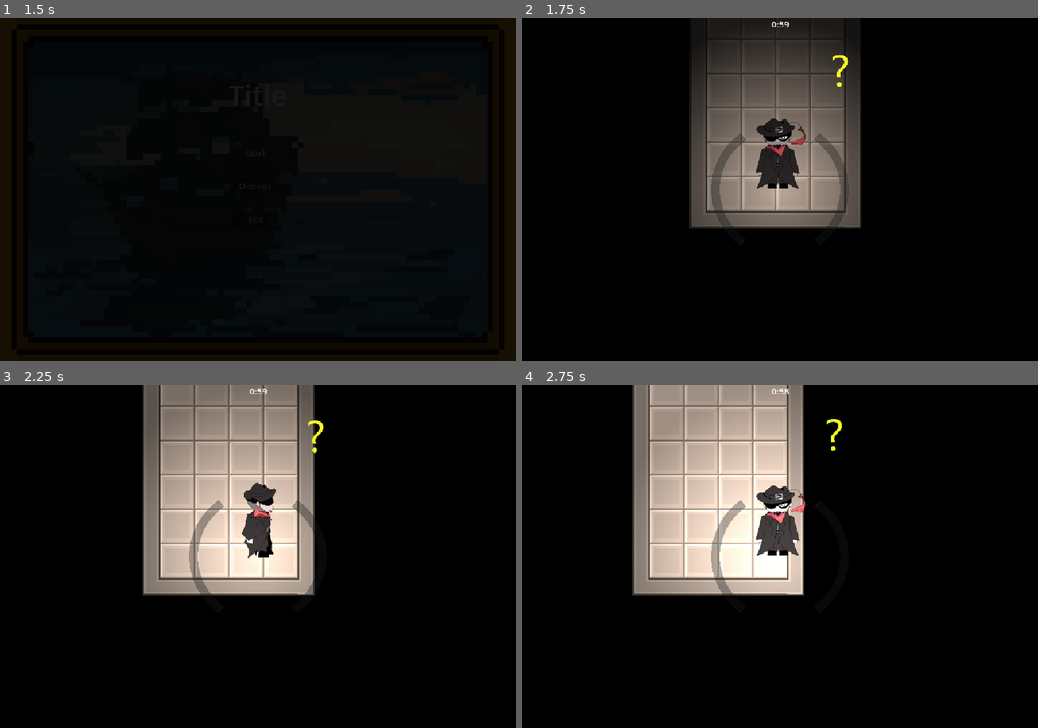
Above: before the commit, frames 1-4 (two rows, left to right).
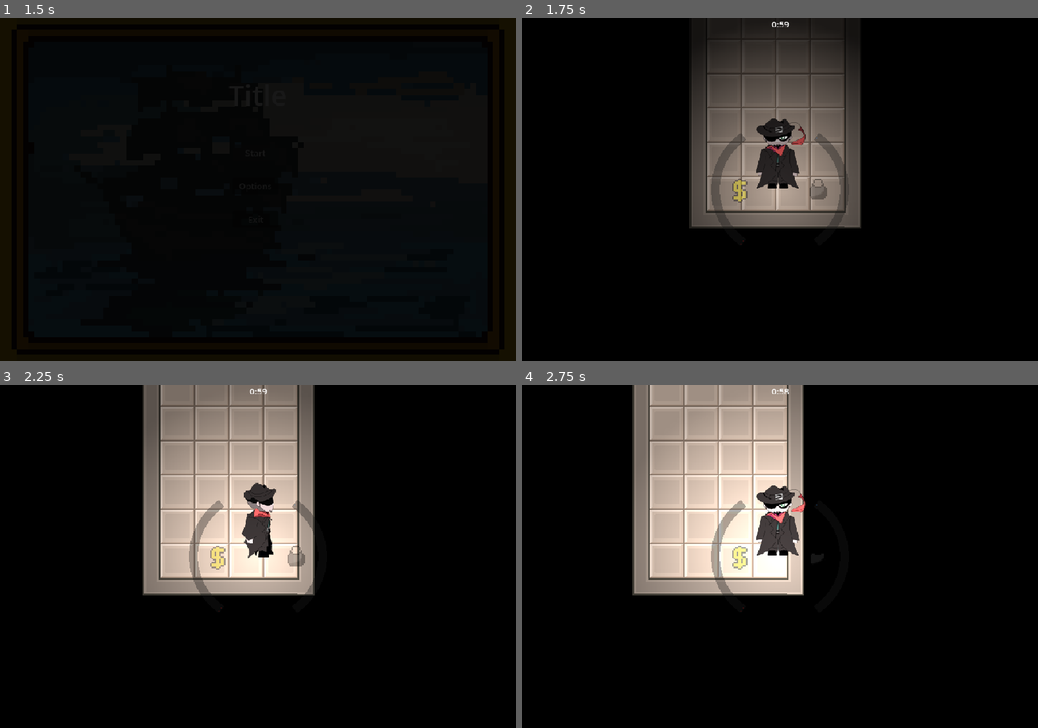
Above: after the commit, the same moments.

Repository: Jakepc007/wildjam-91
Game: Godot game, scene res://menus/scene_manager.tscn
Two runs of this game, one before a commit and one after it. Both use one fixed random seed, a clock stepped at 60 frames per second and the inputs below. The engine's default icon, where the game draws it, is replaced by a stand-in: a white triangle on a blue panel in a dark square.
Inputs (mouse positions are in pixels of both pictures, inside the frame that each line leads up to):
- Up to frame 1 (1.5 s): click "Start" at 0.5 s; click "Start" at 1.25 s
- Up to frame 2 (1.75 s): no input
- Up to frame 3 (2.25 s): move the mouse to (371, 539) at 2.02 s; hold D (right) from 2.03 s (still down); hold E (interact) from 2.03 s (still down); click (371, 539) at 2.17 s
- Up to frame 4 (2.75 s): keep holding D (right); keep holding E (interact)

Frame 1 is identical in both runs. In frame 2, 0.4% of the frame differs, in the area x 40-64%, y 10-54%; in frame 3, 0.4%; in frame 4, 0.2%.

Commit message:
Updated HUD

Diff:
--- a/inventory_pickup.tscn
+++ b/inventory_pickup.tscn
@@ -12,5 +12,5 @@
 shape = SubResource("CircleShape2D_272bh")
 
 [node name="Sprite2D" type="Sprite2D" parent="." unique_id=2041547795]
-scale = Vector2(0.35, 0.35)
+scale = Vector2(0.7875, 0.7875)
 texture = ExtResource("2_f3emq")
--- a/inventory_ring.gd
+++ b/inventory_ring.gd
@@ -3,6 +3,8 @@
 @onready var inventory_pickup_scene := preload("res://inventory_pickup.tscn")
 @onready var pickup_scene := preload("res://pickup.tscn")
 @onready var exit_door_sprite := $ExitDoorSprite
+const ICON_MONEY := preload("res://assets/icons/money.png")
+const ICON_WEIGHT := preload("res://assets/icons/weight.png")
 @export var player: Player = null
 
 const MIN_PICKUP_HOVER_DISTANCE = 32.
@@ -13,6 +15,8 @@
 var pickup_item_types := {}  # instance_id -> ItemStats.Item
 var closest_pickup_to_mouse = null
 var grabbed_pickup = null
+
+var dropped_pickups := []
 
 var required_value: int = 0
 var condition_fulfilled: bool = false
@@ -38,6 +42,10 @@
 		pickup.queue_free()
 	pickups.clear()
 	pickup_item_types.clear()
+	for pickup in dropped_pickups:
+		if is_instance_valid(pickup):
+			pickup.queue_free()
+	dropped_pickups.clear()
 	Global.player.add_pickup.connect(add_pickup)
 	player = Global.player
 	required_value = Global.required_value
@@ -98,8 +106,10 @@
 		pickup.modulate.a = ring_alpha
 
 	if Global.exit_position:
-		var to_exit := Global.exit_position - player.position
-		exit_door_sprite.position = to_exit.normalized() * min(to_exit.length(), 240.)
+		exit_door_sprite.visible = condition_fulfilled
+		if condition_fulfilled:
+			var to_exit := Global.exit_position - player.position
+			exit_door_sprite.position = to_exit.normalized() * min(to_exit.length(), 240.)
 		#print("global.exit position =", Global.exit_position)
 
 func _draw():
@@ -117,6 +127,11 @@
 	var weight_ratio = clamp(total_inventory_weight / max_weight, 0.0, 1.0)
 	var weight_offset = 1.9 * (1.0 - weight_ratio)
 	draw_arc(Vector2.ZERO, 121. + acc * 10., -PI/2 + 0.62, PI/2 - 0.62 - weight_offset, 53, Color(0.2, 0.6, 1.0, bar_alpha), 10.)
+
+	var icon_size := Vector2(90, 90)
+	var icon_color := Color(1., 1., 1., bar_alpha)
+	draw_texture_rect(ICON_MONEY, Rect2(Vector2(-120. - acc * 10., -40.), icon_size), false, icon_color)
+	draw_texture_rect(ICON_WEIGHT, Rect2(Vector2(26. + acc * 10., -40.), icon_size), false, icon_color)
 
 	if condition_fulfilled:
 		var font := ThemeDB.fallback_font
@@ -178,5 +193,6 @@
 					randf_range(-20, 20)
 				)
 				get_tree().root.add_child(pickup)
+				dropped_pickups.append(pickup)
 
 		grabbed_pickup = null
--- a/level.gd
+++ b/level.gd
@@ -74,6 +74,10 @@
 			return
 
 func _go_to_level_summary():
+	for pickup in Global.inventory_ring.dropped_pickups:
+		if is_instance_valid(pickup):
+			pickup.queue_free()
+	Global.inventory_ring.dropped_pickups.clear()
 	var total_value := 0
 	var item_list: Array[ItemStats.Item] = []
 	for pickup in player.inventory:
--- a/ui.tscn
+++ b/ui.tscn
@@ -1,7 +1,7 @@
 [gd_scene format=3 uid="uid://cuftuundgmu5e"]
 
 [ext_resource type="Script" uid="uid://6g2houfyr2lr" path="res://inventory_ring.gd" id="1_27fn8"]
-[ext_resource type="Texture2D" uid="uid://21m18yyxd7gp" path="res://Guard/question_mark.png" id="2_27fn8"]
+[ext_resource type="Texture2D" uid="uid://bf4h3ordxu0y1" path="res://assets/vector_blackIcons.svg" id="2_27fn8"]
 [ext_resource type="Script" uid="uid://doqcxb440gqpk" path="res://Levels/level_timer.gd" id="4_nltto"]
 
 [node name="UI" type="CanvasLayer" unique_id=898739090]
@@ -13,12 +13,13 @@
 offset_bottom = 40.0
 
 [node name="InventoryRing" type="Node2D" parent="Inventory" unique_id=1137949563]
-modulate = Color(1, 1, 1, 0)
 position = Vector2(480, 320)
 script = ExtResource("1_27fn8")
 
 [node name="ExitDoorSprite" type="Sprite2D" parent="Inventory/InventoryRing" unique_id=1867722750]
 texture = ExtResource("2_27fn8")
+region_enabled = true
+region_rect = Rect2(543.8, 148.09999, 52.799988, 44.799988)
 
 [node name="Label" type="Label" parent="." unique_id=443659898]
 anchors_preset = 10
